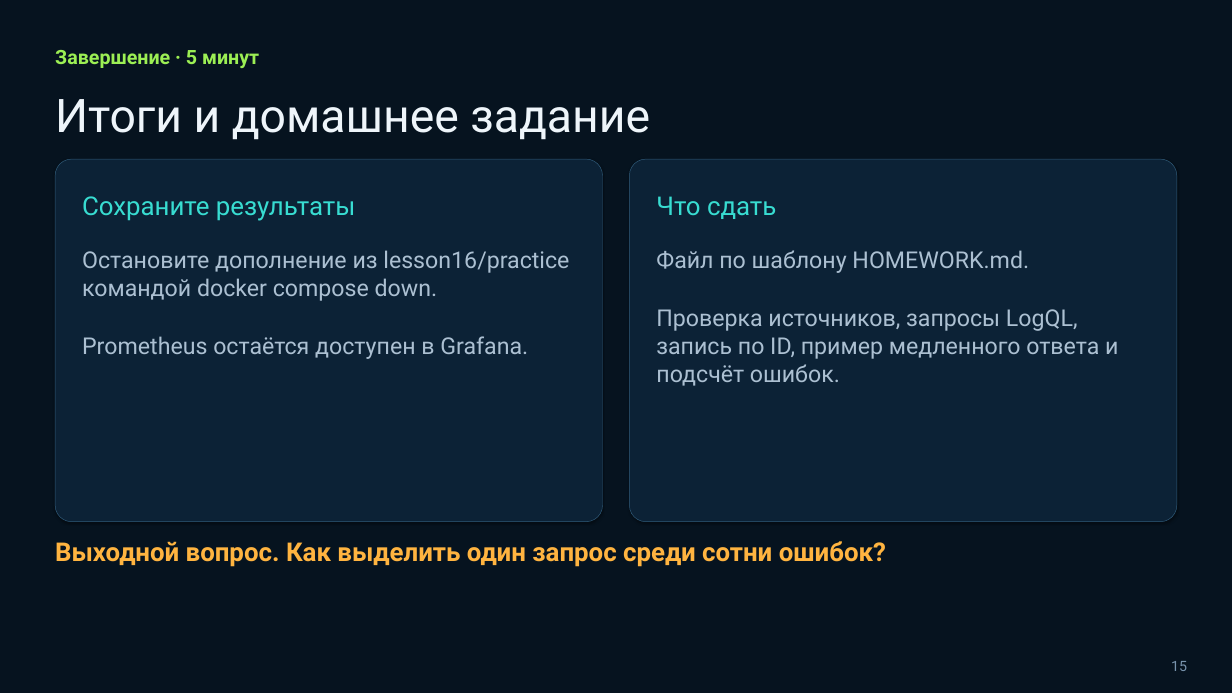
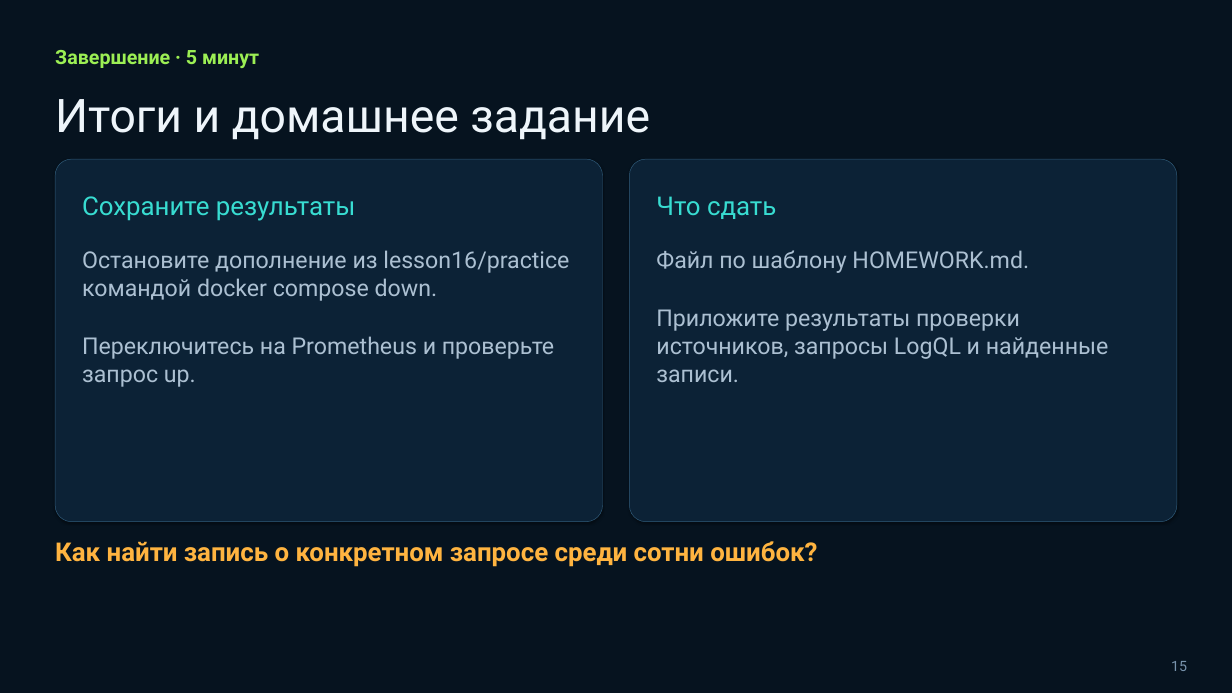
Before and after one commit to tenroman1-design/devops-lab, a slide deck: slide 15 of lesson16/Занятие 16 — Централизованное логирование.pptx. Drawn at 1232x693 pixels with LibreOffice and Linux fonts; fonts in the diff are those of the drawing. Boxes give left, top, right and bottom in pixels: in the first picture for what was removed or moved away, otherwise in the second. Text is boxed around its words. In the diff, an @@ line names an element or a change of style, - is before the commit and + after.

```diff
--- a/lesson16/Занятие 16 — Централизованное логирование.pptx
+++ b/lesson16/Занятие 16 — Централизованное логирование.pptx
@@ text at (656, 309, 1109, 382): text changed @@
-Проверка источников, запросы LogQL, запись по ID, пример медленного ответа и подсчёт ошибок.
+Приложите результаты проверки источников, запросы LogQL и найденные записи.
@@ text at (82, 336, 554, 387): text changed @@
-Prometheus остаётся доступен в Grafana.
+Переключитесь на Prometheus и проверьте запрос up.
@@ text at (55, 541, 817, 567): text changed @@
-Выходной вопрос. Как выделить один запрос среди сотни ошибок?
+Как найти запись о конкретном запросе среди сотни ошибок?
```
Also in this commit, not shown: 12 other slides changed, 2 other files.
